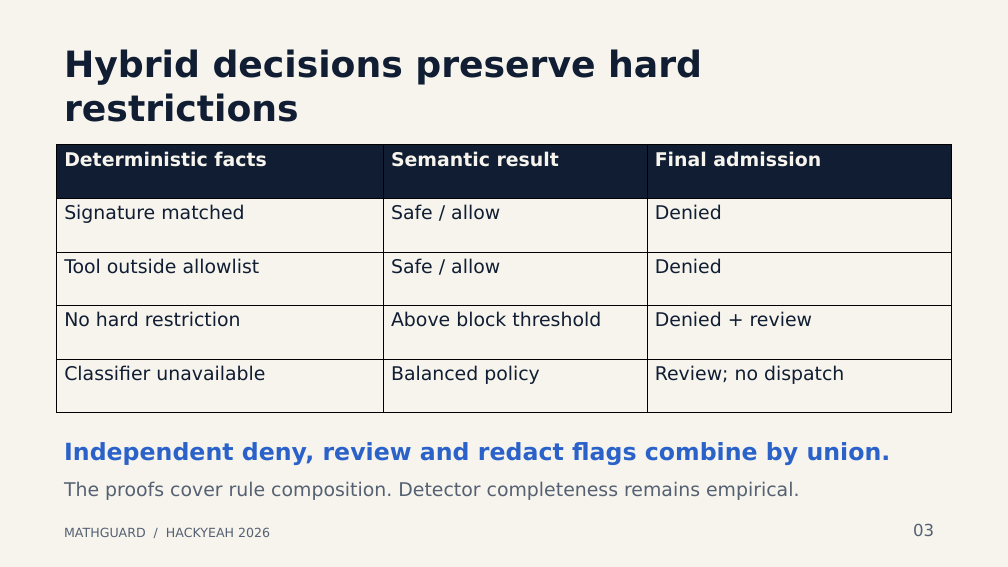
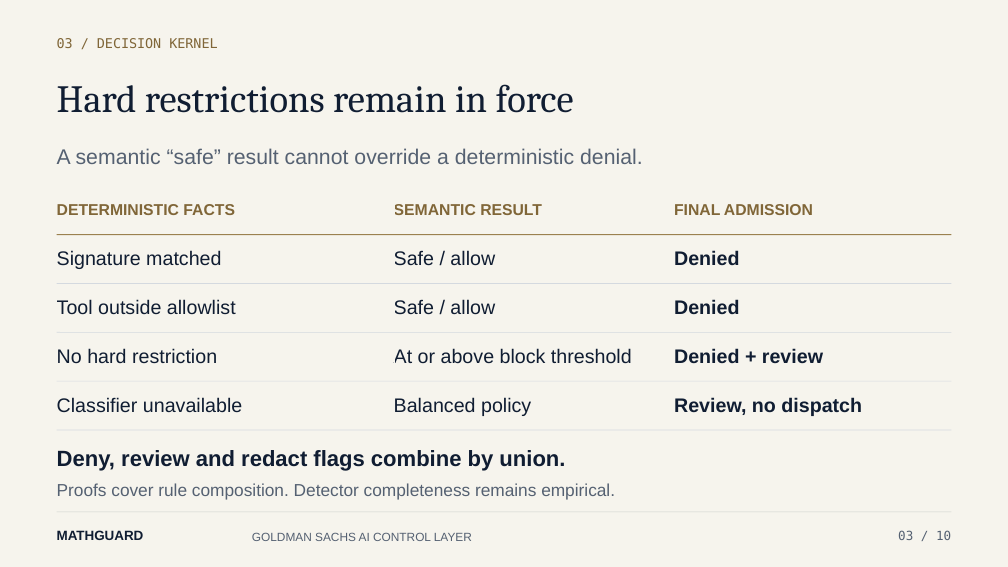
Before and after one commit to ljaniec/Mathguard, a slide deck: slide 3 of submission/Mathguard-HackYeah-2026.pptx. Drawn at 1008x567 pixels with LibreOffice and Linux fonts; fonts in the diff are those of the drawing. Boxes give left, top, right and bottom in pixels: in the first picture for what was removed or moved away, otherwise in the second. Text is boxed around its words. In the diff, an @@ line names an element or a change of style, - is before the commit and + after.

```diff
--- a/submission/Mathguard-HackYeah-2026.pptx
+++ b/submission/Mathguard-HackYeah-2026.pptx
@@ text added at <box>57,38,217,48</box>, 12.8 pt, text #806638 @@
+03 / DECISION KERNEL
@@ text at <box>57,84,574,113</box>: text changed; size 34.5 to 36.8 pt; font DejaVu Sans to Cambria; bold off @@
-Hybrid decisions preserve hard restrictions
+Hard restrictions remain in force
@@ text added at <box>57,148,643,164</box>, 20.2 pt, text #556172 @@
+A semantic “safe” result cannot override a deterministic denial.
@@ table at <box>57,186,952,430</box> @@
-row 1: Deterministic facts | Semantic result | Final admission
+row 1: DETERMINISTIC FACTS | SEMANTIC RESULT | FINAL ADMISSION
-row 4, column 2: Above block threshold
+row 4, column 2: At or above block threshold
-row 5, column 3: Review; no dispatch
+row 5, column 3: Review, no dispatch
@@ fill #101D32 to #F6F4ED in row 1 @@
@@ size 18 to 18.8 pt, font DejaVu Sans to Arial in "Signature matched", "Safe / allow", "Denied", "Tool outside allowlist" and 6 more places @@
@@ bold on in "Denied", "Denied", "Denied + review" @@
@@ borders changed @@
@@ table: place and size @@
-table at <box>57,145,951,413</box>
+table at <box>57,186,952,430</box>
@@ line added from (57, 234) to (951, 234), #9B814F 0.98 pt @@
@@ line added from (57, 284) to (951, 284), #D4D9DF 0.6 pt @@
@@ line added from (57, 333) to (951, 333), #D4D9DF 0.6 pt @@
@@ line added from (57, 381) to (951, 381), #D4D9DF 0.6 pt @@
@@ text at <box>57,450,565,471</box>: text changed; size 22.5 to 21 pt; font DejaVu Sans to Arial; text colour #2A62C9 to #101D32 @@
-Independent deny, review and redact flags combine by union.
+Deny, review and redact flags combine by union.
@@ text at <box>57,483,615,500</box>: text changed; size 18 to 16.5 pt; font DejaVu Sans to Arial @@
-The proofs cover rule composition. Detector completeness remains empirical.
+Proofs cover rule composition. Detector completeness remains empirical.
@@ line added from (57, 512) to (951, 512), #CED0CC 0.6 pt @@
@@ text added at <box>57,530,144,540</box>, 12.8 pt, text #101D32, bold @@
+MATHGUARD
@@ text removed at <box>64,527,270,537</box> @@
-MATHGUARD / HACKYEAH 2026
@@ text added at <box>252,532,472,541</box>, 11.2 pt, text #556172 @@
+GOLDMAN SACHS AI CONTROL LAYER
@@ text at <box>898,530,951,540</box>: text changed; size 15.8 to 12 pt; font DejaVu Sans to DejaVu Sans Mono @@
-03
+03 / 10
```
Also in this commit, not shown: 9 other slides changed, 6 other files.
